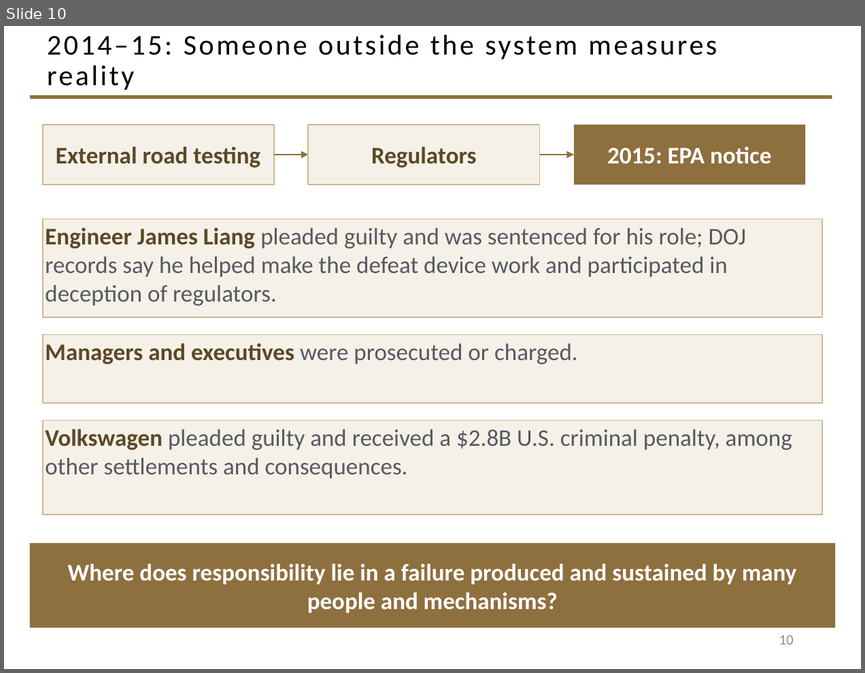
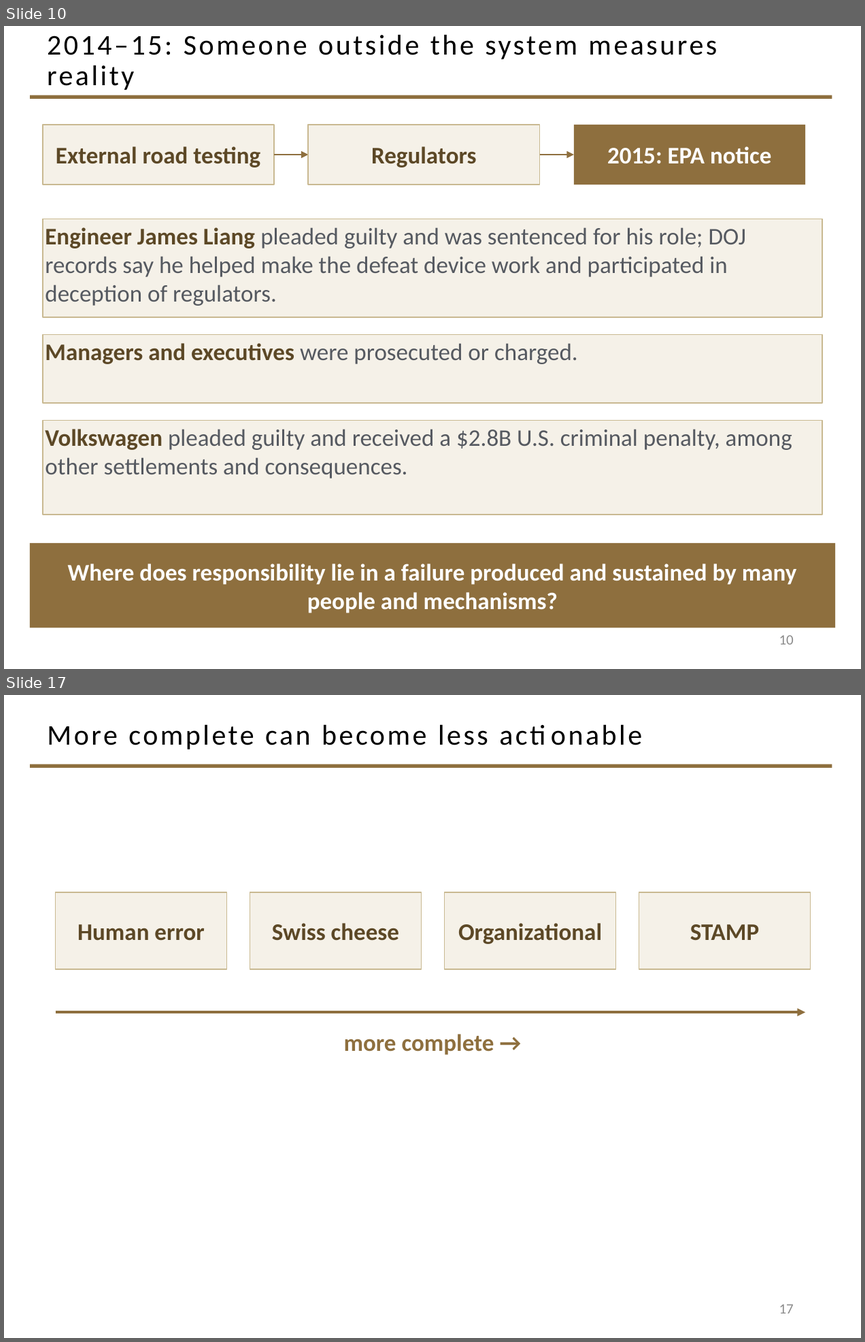
Before and after one commit to davisjam/model-based-agentic-software-engineering, a slide deck: course/lectures/act-2-delegation-and-control/04-failure-aware-engineering/2-4-Failure-Aware-Engineering.pptx. Shown one above the other, each under a label of ours: slide 10 before the commit, slides 10 and 17 after it; the slides between them are not shown. The pictures are 865x673 and 865x1342 pixels, drawn with LibreOffice and Linux fonts; fonts in the diff are those of the drawing; background and template pictures are left out. Boxes give left, top, right and bottom in pixels: in the first picture for what was removed or moved away, otherwise in the second. Text is boxed around its words. In the diff, an @@ line names an element or a change of style, - is before the commit and + after.

Commit message:
deck 2-4: movement 2 — what theory explains it (slides 11-18)

```diff
--- a/course/lectures/act-2-delegation-and-control/04-failure-aware-engineering/2-4-Failure-Aware-Engineering.pptx
+++ b/course/lectures/act-2-delegation-and-control/04-failure-aware-engineering/2-4-Failure-Aware-Engineering.pptx
@@ slide 17 added at (4, 695, 861, 1338), background #FFFFFF; not listed: 1 template element that a slide beside it also shows @@
@@ title added at (47, 724, 488, 749), 24 pt, text #000000 @@
+More complete can become less actionable
@@ rectangle added at (56, 892, 227, 969), fill #F5F1E8, outline #C9B991 1 pt, 20 pt, text #5C4826, bold @@
+Human error
@@ rectangle added at (250, 892, 422, 969), fill #F5F1E8, outline #C9B991 1 pt, 20 pt, text #5C4826, bold @@
+Swiss cheese
@@ rectangle added at (445, 892, 616, 969), fill #F5F1E8, outline #C9B991 1 pt, 20 pt, text #5C4826, bold @@
+Organizational
@@ rectangle added at (639, 892, 810, 969), fill #F5F1E8, outline #C9B991 1 pt, 20 pt, text #5C4826, bold @@
+STAMP
@@ arrow added from (56, 1012) to (805, 1012), #8E6F3E 2.25 pt @@
@@ text added at (344, 1034, 494, 1055), 20 pt, text #8E6F3E, bold @@
+more complete →
@@ page number added at (779, 1304, 793, 1313), 12 pt, text #8C8C8C @@
+17
```
Also in this commit, not shown: 7 other slides added.
